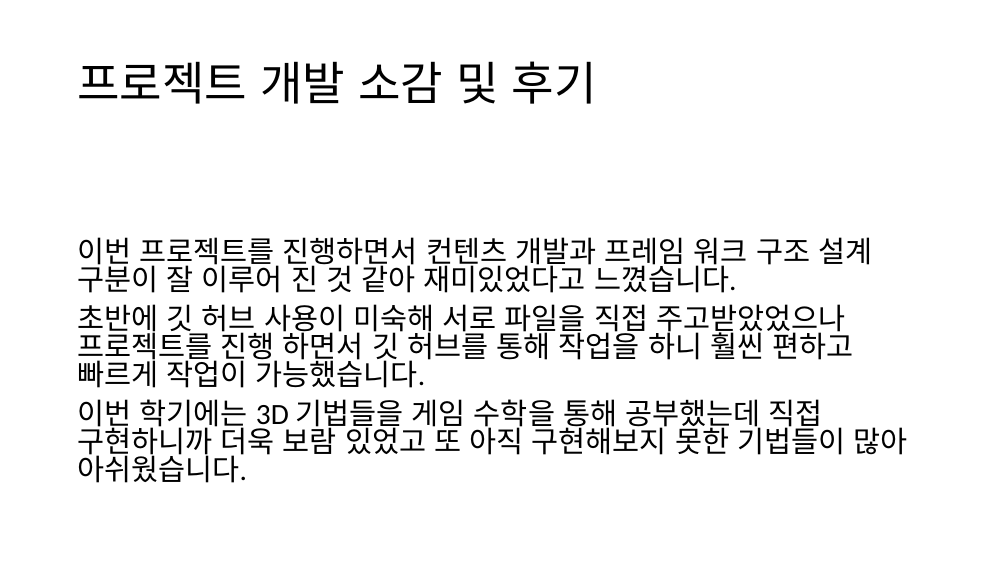
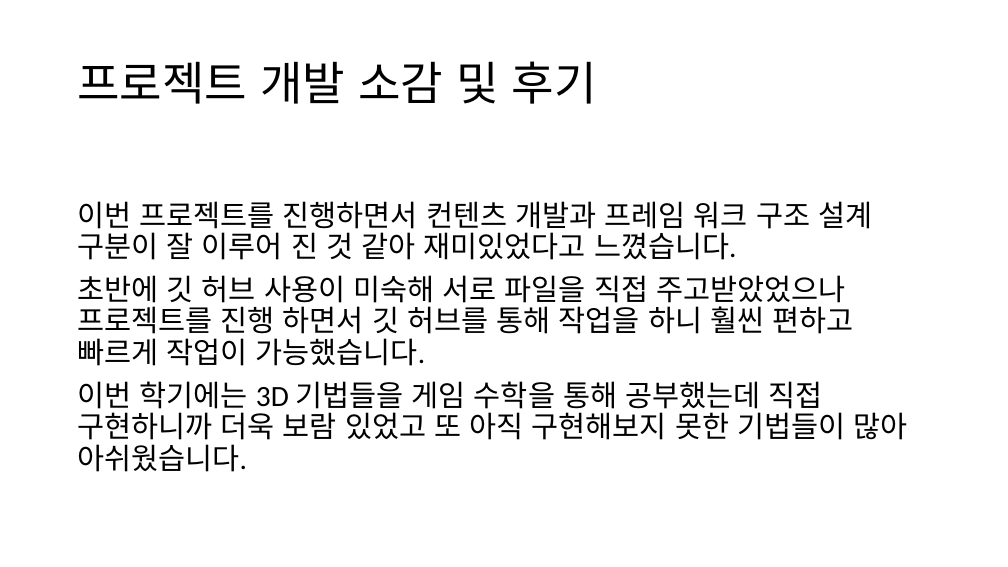
Before and after one commit to pcremnant/Computer-Graphics-Term-Project, a slide deck: slide 9 of 개발 결과 보고서.pptx (slide 7 before the commit). Drawn at 1008x567 pixels with LibreOffice and Linux fonts; fonts in the diff are those of the drawing. Boxes give left, top, right and bottom in pixels: in the first picture for what was removed or moved away, otherwise in the second. Text is boxed around its words. In the diff, an @@ line names an element or a change of style, - is before the commit and + after.

Commit message:
modify 개발 결과 보고서 pptx

```diff
--- a/개발 결과 보고서.pptx
+++ b/개발 결과 보고서.pptx
@@ text "이번 프로젝트를 진행하면서 컨텐츠 개발과 ..." at (77, 201, 908, 472): line spacing 0.8 to 0.9 @@
```
Also in this commit, not shown: 3 other slides changed, 2 slides added, 1 other file.
